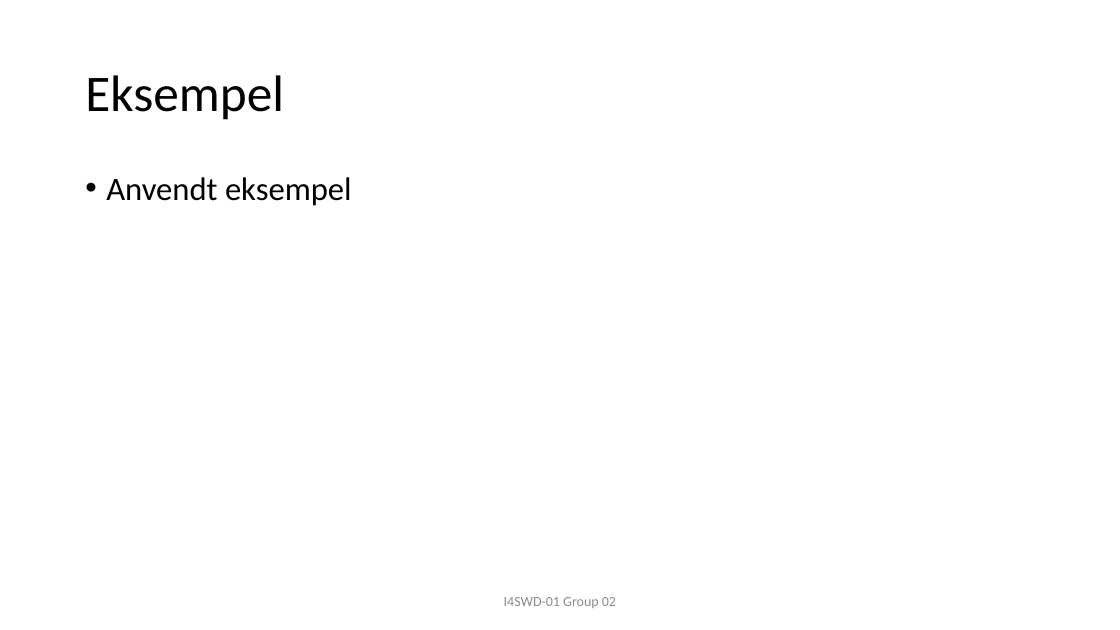
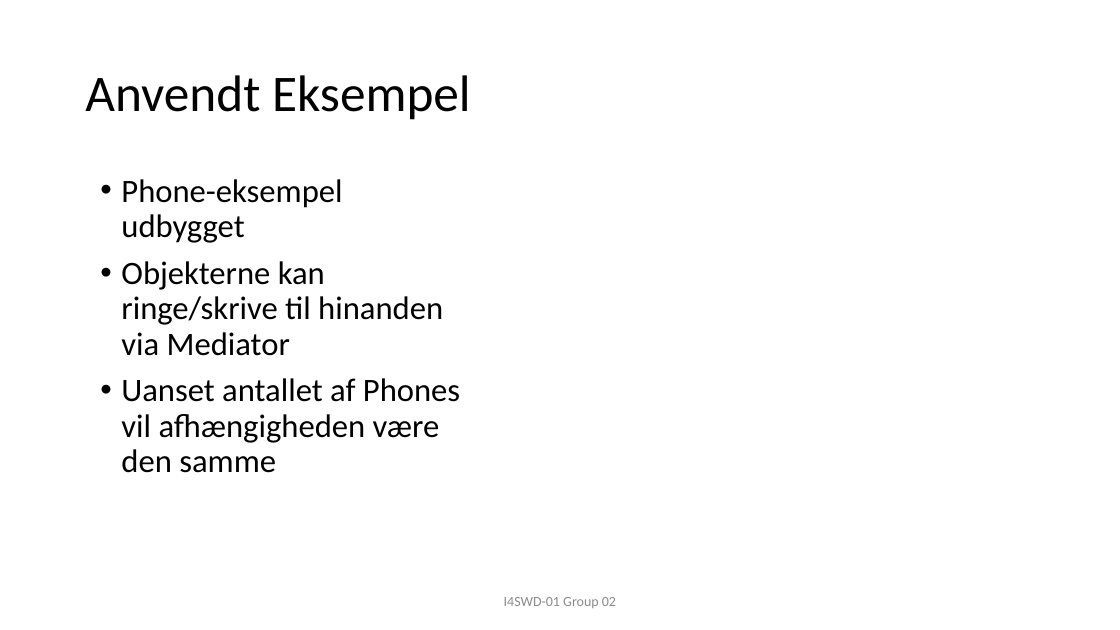
Before and after one commit to JonasRasborg/SWD, a slide deck: slide 5 of F17-I4SWD-AfsluttendeOpgaveGruppe02-Mediator-presenstation.pptx. Drawn at 1120x630 pixels with LibreOffice and Linux fonts; fonts in the diff are those of the drawing. Boxes give left, top, right and bottom in pixels: in the first picture for what was removed or moved away, otherwise in the second. Text is boxed around its words. In the diff, an @@ line names an element or a change of style, - is before the commit and + after.

```diff
--- a/F17-I4SWD-AfsluttendeOpgaveGruppe02-Mediator-presenstation.pptx
+++ b/F17-I4SWD-AfsluttendeOpgaveGruppe02-Mediator-presenstation.pptx
@@ title at bbox=[85, 75, 471, 120]: text changed @@
-Eksempel
+Anvendt Eksempel
@@ text at bbox=[121, 179, 460, 473]: text changed @@
-• Anvendt eksempel
+• Phone-eksempel udbygget
+• Objekterne kan ringe/skrive til hinanden via Mediator
+• Uanset antallet af Phones vil afhængigheden være den samme
```
Also in this commit, not shown: 4 other slides changed.
